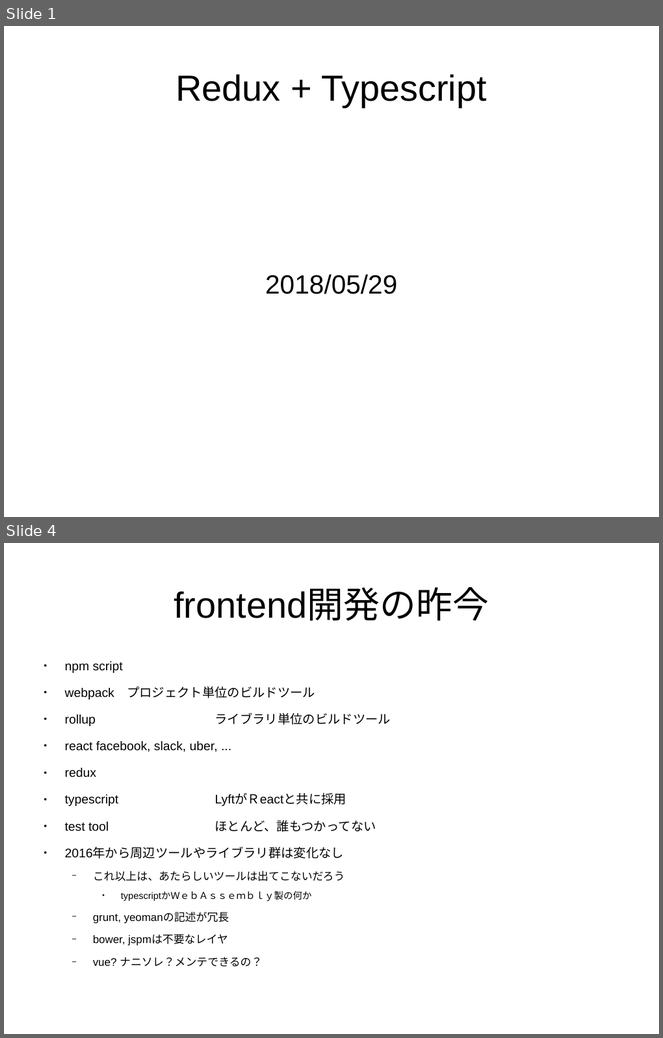
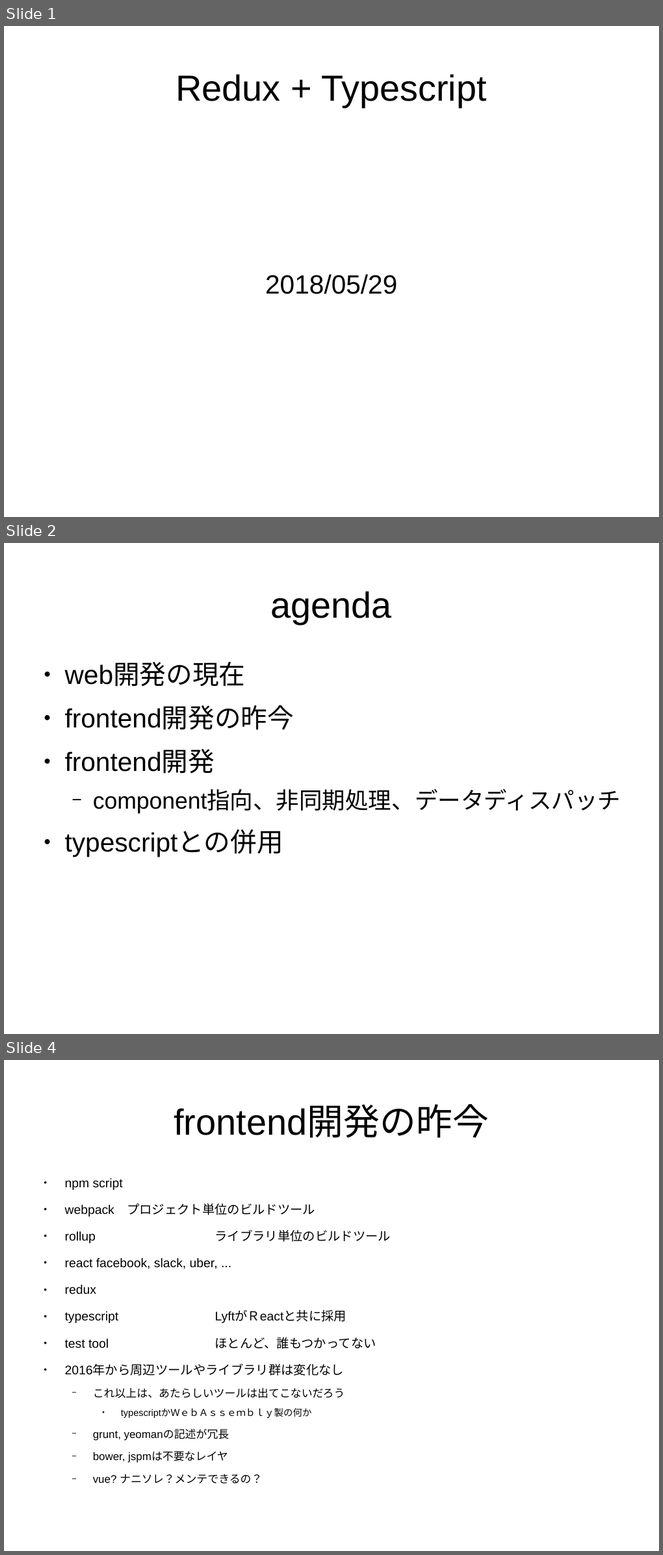
Before and after one commit to sallop/til, a slide deck: reduxwithts.odp. Shown one above the other, each under a label of ours: slides 1 and 4 before the commit, slides 1, 2 and 4 after it; the slides between them are not shown. The pictures are 663x1038 and 663x1555 pixels, drawn with LibreOffice and Linux fonts; fonts in the diff are those of the drawing. Boxes give left, top, right and bottom in pixels: in the first picture for what was removed or moved away, otherwise in the second. Text is boxed around its words. In the diff, an @@ line names an element or a change of style, - is before the commit and + after.

```diff
--- a/reduxwithts.odp
+++ b/reduxwithts.odp
@@ slide 2 added at (x1=4, y1=543, x2=659, y2=1034), background #FFFFFF @@
@@ title added at (x1=271, y1=591, x2=392, y2=624), 44 pt, text #000000 @@
+agenda
@@ text added at (x1=65, y1=663, x2=621, y2=856), 32 pt, text #000000 @@
+● web開発の現在
+● frontend開発の昨今
+● frontend開発
+  − component指向、非同期処理、データディスパッチ
+● typescriptとの併用
```
Also in this commit, not shown: 5 slides changed, 2 other slides added, 1 slide removed.
